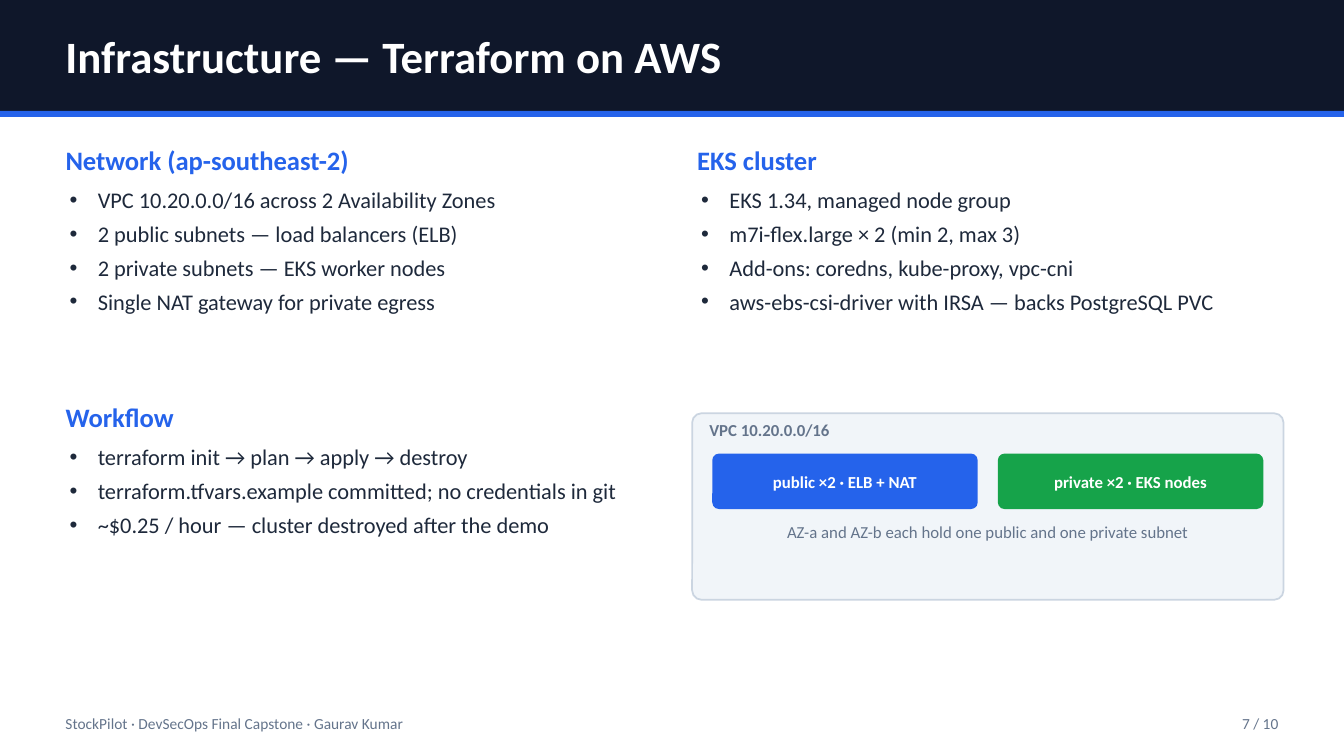
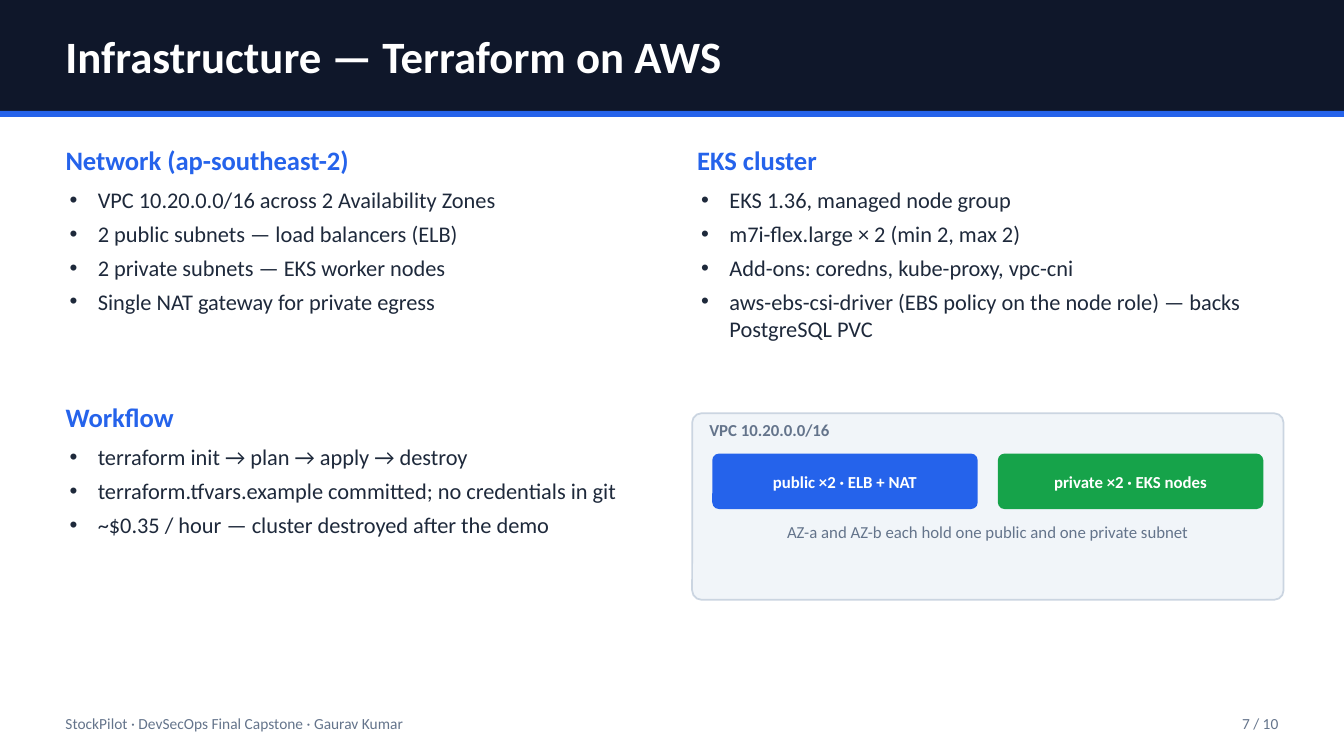
Before and after one commit to Gaurakumar-s/invenpilot-devsecops, a slide deck: slide 7 of demo/slides.pptx. Drawn at 1344x756 pixels with LibreOffice and Linux fonts; fonts in the diff are those of the drawing. Boxes give left, top, right and bottom in pixels: in the first picture for what was removed or moved away, otherwise in the second. Text is boxed around its words. In the diff, an @@ line names an element or a change of style, - is before the commit and + after.

Commit message:
docs(demo): add PDF version of the deck and refresh slide details (EKS 1.36, node type, EBS policy)

```diff
--- a/demo/slides.pptx
+++ b/demo/slides.pptx
@@ text at [729,192,1020,246]: text changed @@
-• EKS 1.34, managed node group
-• m7i-flex.large × 2 (min 2, max 3)
+• EKS 1.36, managed node group
+• m7i-flex.large × 2 (min 2, max 2)
@@ text at [729,294,1240,341]: text changed @@
-• aws-ebs-csi-driver with IRSA — backs PostgreSQL PVC
+• aws-ebs-csi-driver (EBS policy on the node role) — backs PostgreSQL PVC
@@ text at [98,517,549,537]: text changed @@
-• ~$0.25 / hour — cluster destroyed after the demo
+• ~$0.35 / hour — cluster destroyed after the demo
```
Also in this commit, not shown: 1 other slide changed, 2 other files.
